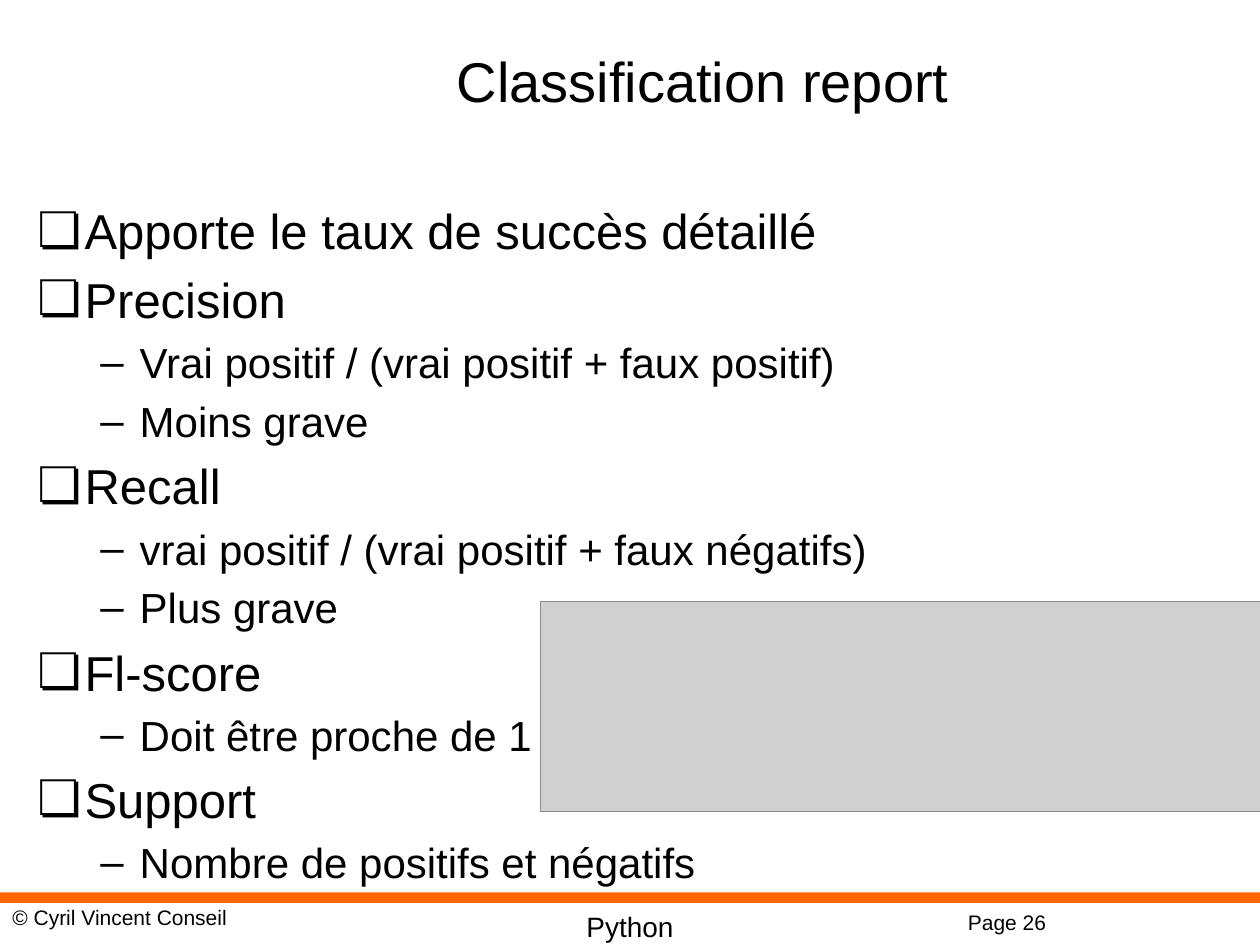
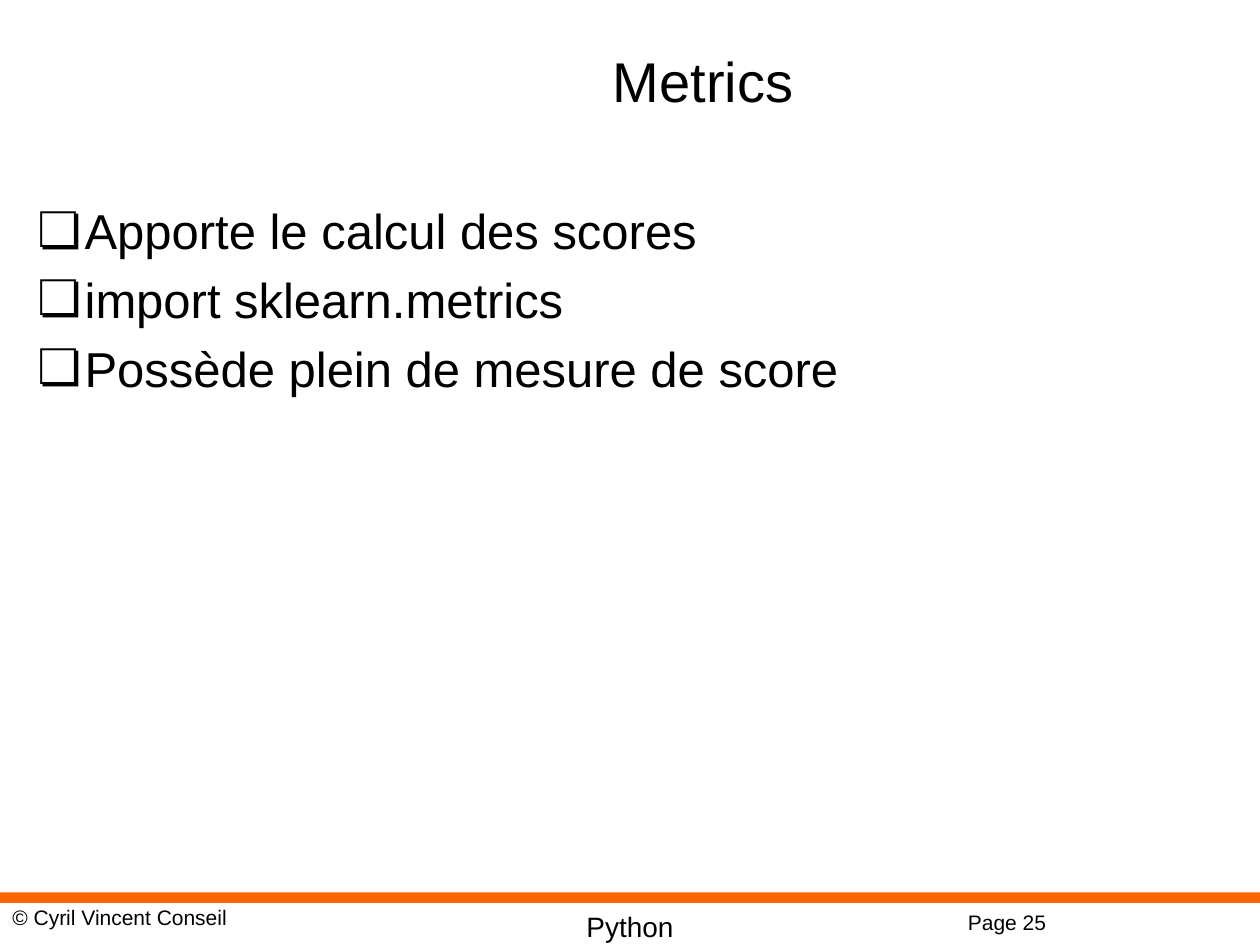
Before and after one commit to cyrilvincent/ML, a slide deck: slide 25 of PPT/MachineLearning18-NeuralNetwork.pptx (slide 26 before the commit). Drawn at 1260x945 pixels with LibreOffice and Linux fonts; fonts in the diff are those of the drawing; grey boxes stand for pictures; background and template pictures are left out. Boxes give left, top, right and bottom in pixels: in the first picture for what was removed or moved away, otherwise in the second. Text is boxed around its words. In the diff, an @@ line names an element or a change of style, - is before the commit and + after.

```diff
--- a/PPT/MachineLearning18-NeuralNetwork.pptx
+++ b/PPT/MachineLearning18-NeuralNetwork.pptx
@@ title at box(613, 61, 793, 103): text changed @@
-Classification report
+Metrics
@@ text at box(85, 213, 839, 397): text changed; size 24 to 28 pt @@
-❏ Apporte le taux de succès détaillé
-❏ Precision
-  – Vrai positif / (vrai positif + faux positif)
-  – Moins grave
-❏ Recall
-  – vrai positif / (vrai positif + faux négatifs)
-  – Plus grave
-❏ Fl-score
-  – Doit être proche de 1
-❏ Support
-  – Nombre de positifs et négatifs
+❏ Apporte le calcul des scores
+❏ import sklearn.metrics
+❏ Possède plein de mesure de score
@@ picture removed at box(541, 601, 1260, 810) @@
@@ page number at box(968, 915, 1046, 934): text changed @@
-Page 26
+Page 25
```
Also in this commit, not shown: 5 slides added, 2 other files.
